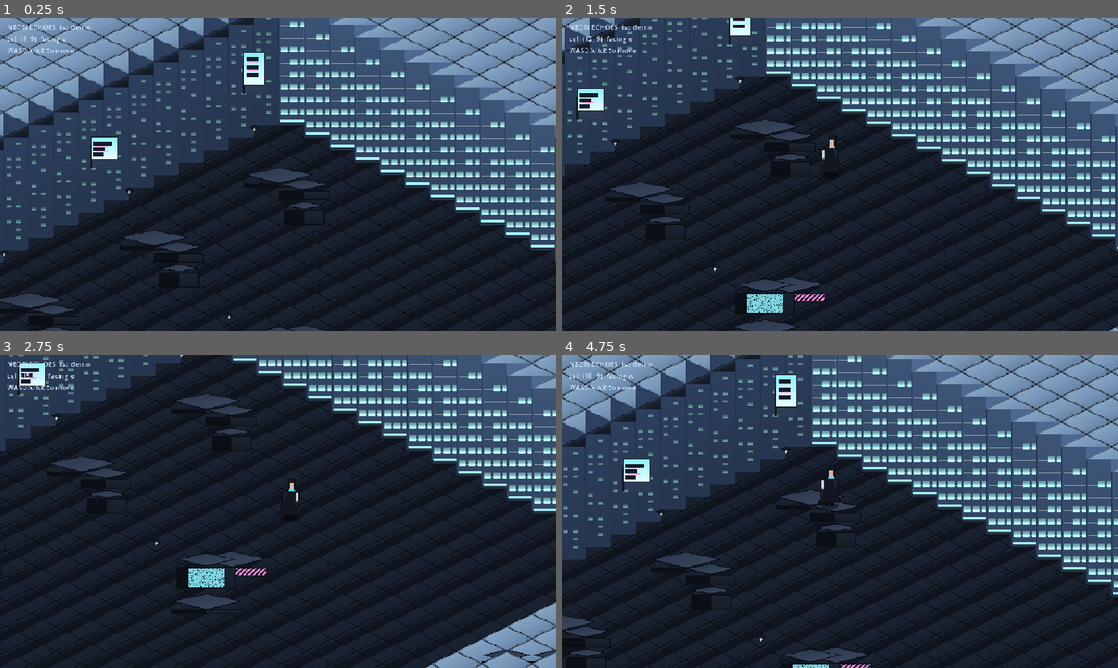
Above: before the commit, frames 1-4 (two rows, left to right).
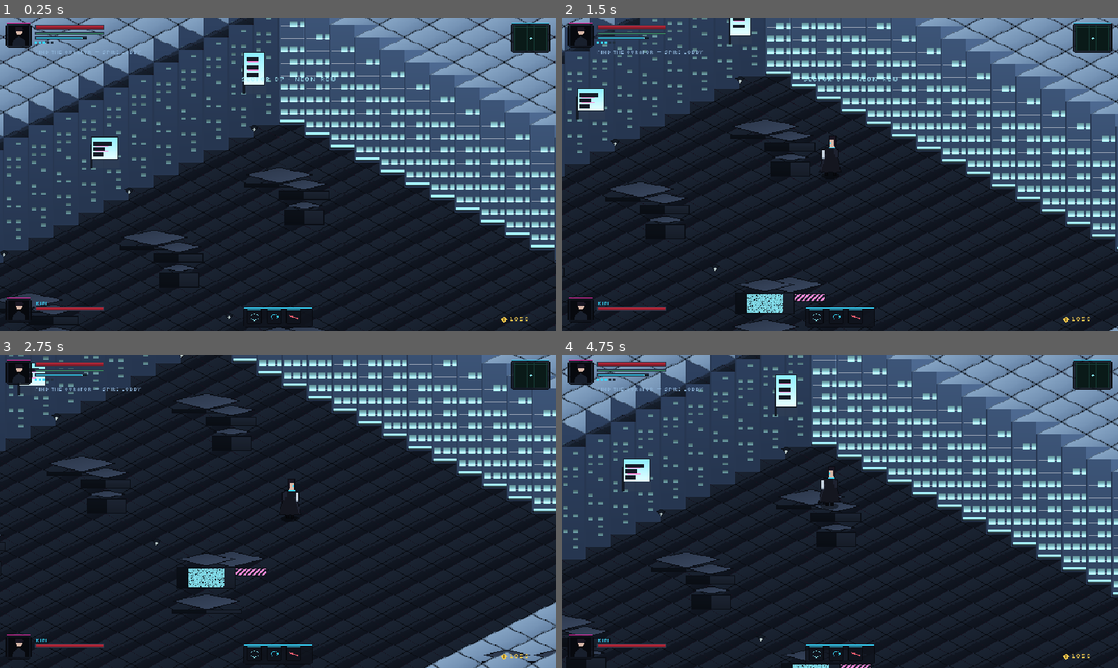
Above: after the commit, the same moments.

Repository: Qbuby/NEON_ECHOES
Game: Godot game, scene res://scenes/iso_demo.tscn
The game is run twice, just before and just after one commit, with the same random seed, the same clock (stepped at 60 frames per second) and the same inputs.
Inputs (mouse positions are in pixels of both pictures, inside the frame that each line leads up to):
- Up to frame 1 (0.25 s): no input
- Up to frame 2 (1.5 s): tap Enter at 0.5, 1.25 s; move the mouse to (962, 158) at 0.52 s; hold D (move_right) 0.53-1.28 s; tap Shift (run) at 0.6 s; click (962, 158) at 0.67 s; move the mouse to (728, 190) at 1.27 s; hold S (move_down) from 1.28 s (still down); tap J (attack) at 1.35 s; click (728, 190) at 1.42 s
- Up to frame 3 (2.75 s): tap Shift (run) at 1.55, 2.3 s; tap Enter at 2 s; move the mouse to (333, 442) at 2.02 s; release S (move_down) at 2.03 s; hold D (move_right) from 2.03 s (still down); tap E (interact) at 2.1 s; click (333, 442) at 2.17 s
- Up to frame 4 (4.75 s): tap Enter at 2.75, 3.5, 4.25 s; move the mouse to (812, 574) at 2.77 s; release D (move_right) at 2.78 s; hold W (move_up) 2.78-3.53 s; tap Shift (run) at 2.85, 3.6, 4.55 s; click (812, 574) at 2.92 s; move the mouse to (1006, 558) at 3.52 s; hold A (move_left) from 3.53 s (still down); click (1006, 558) at 3.67 s; move the mouse to (673, 464) at 4.27 s; tap J (attack) at 4.35 s; click (673, 464) at 4.42 s

The runs differ from the first frame. In frame 1, 2.2% of the frame differs, in the area x 1-99%, y 1-99%; in frame 2, 2.0%; in frame 3, 1.9%; in frame 4, 2.3%.

Commit message:
HUD composed from art, matching the concept layout
The concept combat frame puts a portrait + health + stamina top-left, a
minimap top-right, a second portrait with the character's name bottom-left,
an ability bar bottom-centre and a currency counter bottom-right. That is now
the HUD.

  tools/gen_ui.py   13 pieces: clipped-corner plates with accent rules, health
                    / stamina / RAM meters with gradient fills and bright caps,
                    a portrait frame with the character silhouette and cyan
                    implant, three ability icons, a minimap plate with street
                    grid and player marker, and a currency chip
  src/ui/iso_hud.gd composes them by anchor; values come from game state, and
                    bars switch between authored states rather than tinting at
                    runtime, which would break the palette

Verified on screen: all six regions present and legible at 960x540.

Diff:
--- /dev/null
+++ b/game/assets/ui/hud.json
@@ -0,0 +1,83 @@
+{
+ "sheet": "res://assets/ui/hud.png",
+ "tiles": {
+  "plate_small": [
+   0,
+   0,
+   120,
+   34
+  ],
+  "plate_bar": [
+   302,
+   0,
+   150,
+   18
+  ],
+  "plate_wide": [
+   604,
+   0,
+   300,
+   28
+  ],
+  "bar_hp": [
+   906,
+   0,
+   120,
+   8
+  ],
+  "bar_hp_half": [
+   1208,
+   0,
+   120,
+   8
+  ],
+  "bar_stam": [
+   0,
+   54,
+   120,
+   5
+  ],
+  "bar_ram": [
+   302,
+   54,
+   120,
+   5
+  ],
+  "portrait": [
+   604,
+   54,
+   44,
+   44
+  ],
+  "slot_blades": [
+   906,
+   54,
+   26,
+   26
+  ],
+  "slot_swirl": [
+   1208,
+   54,
+   26,
+   26
+  ],
+  "slot_slash": [
+   0,
+   108,
+   26,
+   26
+  ],
+  "minimap": [
+   302,
+   108,
+   68,
+   52
+  ],
+  "coin": [
+   604,
+   108,
+   12,
+   12
+  ]
+ }
+}
--- /dev/null
+++ b/game/src/ui/iso_hud.gd
@@ -0,0 +1,217 @@
+class_name IsoHud
+extends CanvasLayer
+## The in-game HUD, laid out like the concept combat frame:
+##
+##   top-left     portrait + health bar + stamina bar + status pips
+##   top-right    minimap plate
+##   bottom-left  portrait + name + health bar
+##   bottom-centre  ability bar (three ability icons)
+##   bottom-right currency
+##
+## Every element is a Sprite2D sampling the generated HUD atlas, so the HUD is
+## art, not engine rectangles. Labels use the pixel font with antialiasing off.
+
+const ATLAS := "res://assets/ui/hud.json"
+const FONT_PATH := "res://assets/fonts/pixel.ttf"
+
+var data: Dictionary = {}
+var root: Control
+var _atlas: Dictionary = {}
+var _tex: Texture2D
+
+var _hp_bar: TextureRect
+var _stam_bar: TextureRect
+var _ram_bar: TextureRect
+var _hp_bar_big: TextureRect
+var _name_label: Label
+var _cred_label: Label
+var _objective_label: Label
+var _minimap: TextureRect
+var _slots: Array[TextureRect] = []
+var _toast: Label
+var _toast_t := 0.0
+var _pips: Array[ColorRect] = []
+
+
+func _ready() -> void:
+	layer = 10
+	process_mode = Node.PROCESS_MODE_ALWAYS
+	root = Control.new()
+	root.set_anchors_preset(Control.PRESET_FULL_RECT)
+	root.mouse_filter = Control.MOUSE_FILTER_IGNORE
+	add_child(root)
+	if ResourceLoader.exists(ATLAS):
+		var parsed = JSON.parse_string(FileAccess.get_file_as_string(ATLAS))
+		if parsed is Dictionary:
+			_atlas = parsed.get("tiles", {})
+			var sheet := str(parsed.get("sheet", ""))
+			if ResourceLoader.exists(sheet):
+				_tex = load(sheet) as Texture2D
+	_build()
+
+
+func _tex_rect(tile: String) -> TextureRect:
+	var r := TextureRect.new()
+	if _atlas.has(tile) and _tex != null:
+		var a: Array = _atlas[tile]
+		var at := AtlasTexture.new()
+		at.atlas = _tex
+		at.region = Rect2(float(a[0]), float(a[1]), float(a[2]), float(a[3]))
+		r.texture = at
+	r.texture_filter = CanvasItem.TEXTURE_FILTER_NEAREST
+	r.stretch_mode = TextureRect.STRETCH_KEEP
+	r.mouse_filter = Control.MOUSE_FILTER_IGNORE
+	return r
+
+
+func _label(text: String, size: int = 10, color: Color = Color("#dce9f8")) -> Label:
+	var l := Label.new()
+	l.text = text
+	l.add_theme_font_size_override("font_size", size)
+	l.add_theme_color_override("font_color", color)
+	if ResourceLoader.exists(FONT_PATH):
+		l.add_theme_font_override("font", load(FONT_PATH))
+	l.mouse_filter = Control.MOUSE_FILTER_IGNORE
+	return l
+
+
+func _build() -> void:
+	# --- top left: portrait, health, stamina, pips
+	var portrait := _tex_rect("portrait")
+	portrait.position = Vector2(10, 8)
+	root.add_child(portrait)
+
+	_hp_bar = _tex_rect("bar_hp")
+	_hp_bar.position = Vector2(60, 12)
+	root.add_child(_hp_bar)
+
+	_stam_bar = _tex_rect("bar_stam")
+	_stam_bar.position = Vector2(60, 24)
+	root.add_child(_stam_bar)
+
+	_ram_bar = _tex_rect("bar_ram")
+	_ram_bar.position = Vector2(60, 32)
+	root.add_child(_ram_bar)
+
+	for i in 5:
+		var pip := ColorRect.new()
+		pip.color = Color("#38d8ff")
+		pip.size = Vector2(4, 4)
+		pip.position = Vector2(60 + i * 7, 41)
+		pip.mouse_filter = Control.MOUSE_FILTER_IGNORE
+		root.add_child(pip)
+		_pips.append(pip)
+
+	# --- top right: minimap
+	_minimap = _tex_rect("minimap")
+	_minimap.position = Vector2(960 - 68 - 10, 8)
+	root.add_child(_minimap)
+
+	# --- bottom left: portrait, name, health
+	var portrait2 := _tex_rect("portrait")
+	portrait2.position = Vector2(10, 540 - 44 - 14)
+	root.add_child(portrait2)
+
+	_name_label = _label("RIN", 11, Color("#38d8ff"))
+	_name_label.position = Vector2(60, 540 - 44 - 12)
+	root.add_child(_name_label)
+
+	_hp_bar_big = _tex_rect("bar_hp")
+	_hp_bar_big.position = Vector2(60, 540 - 44 + 2)
+	root.add_child(_hp_bar_big)
+
+	# --- bottom centre: ability bar
+	var bar_plate := _tex_rect("plate_small")
+	bar_plate.position = Vector2(960 * 0.5 - 60, 540 - 40)
+	root.add_child(bar_plate)
+	var kinds := ["slot_blades", "slot_swirl", "slot_slash"]
+	for i in kinds.size():
+		var s := _tex_rect(kinds[i])
+		s.position = Vector2(960 * 0.5 - 54 + i * 34, 540 - 37)
+		root.add_child(s)
+		_slots.append(s)
+
+	# --- bottom right: currency
+	var coin := _tex_rect("coin")
+	coin.position = Vector2(960 - 96, 540 - 26)
+	root.add_child(coin)
+	_cred_label = _label("0", 12, Color("#f0c850"))
+	_cred_label.position = Vector2(960 - 80, 540 - 30)
+	root.add_child(_cred_label)
+
+	# --- objective chip under the top-left bar
+	_objective_label = _label("", 9, Color("#8fb4d8"))
+	_objective_label.position = Vector2(60, 52)
+	root.add_child(_objective_label)
+
+	# --- toast: briefly shows an event ("+1 CREDITS", "HACKED", ...)
+	_toast = _label("", 12, Color("#a8f0ff"))
+	_toast.position = Vector2(960 * 0.5 - 60, 96)
+	_toast.visible = false
+	root.add_child(_toast)
+
+
+func set_values(v: Dictionary) -> void:
+	data = v
+	var hp := float(v.get("hp", 100.0))
+	var hp_max := maxf(1.0, float(v.get("hp_max", 100.0)))
+	var pct := clampf(hp / hp_max, 0.0, 1.0)
+	if _hp_bar:
+		_hp_bar.texture = _tex_for_hp(pct)
+	if _hp_bar_big:
+		_hp_bar_big.texture = _tex_for_hp(pct)
+	if _cred_label:
+		_cred_label.text = str(int(v.get("cred", 0)))
+	if _objective_label:
+		_objective_label.text = str(v.get("objective", ""))
+	if _name_label:
+		_name_label.text = str(v.get("name", "RIN"))
+	var ram_pct := clampf(float(v.get("ram", 0.0)) / maxf(1.0, float(v.get("ram_max", 8.0))), 0.0, 1.0)
+	if _ram_bar:
+		_ram_bar.texture = _tex_for_bar("bar_ram", ram_pct)
+	for i in _pips.size():
+		if i < _pips.size():
+			var on := i < int(v.get("status", 0))
+			_pips[i].color = Color("#38d8ff") if on else Color("#22303f")
+
+
+func _tex_for_hp(pct: float) -> Texture2D:
+	# three authored states is enough; a runtime-tinted bar would break the palette
+	if pct > 0.66:
+		return _tex_rect("bar_hp").texture
+	if pct > 0.33:
+		return _tex_rect("bar_hp_half").texture
+	return _tex_rect("bar_hp_half").texture
+
+
+func _tex_for_bar(tile: String, pct: float) -> Texture2D:
+	var t := _tex_rect(tile)
+	if t.texture is AtlasTexture:
+		var at := (t.texture as AtlasTexture).duplicate() as AtlasTexture
+		var r := at.region
+		at.region = Rect2(r.position, Vector2(maxf(2.0, r.size.x * pct), r.size.y))
+		return at
+	return t.texture
+
+
+func show_toast(text: String, seconds: float = 1.4) -> void:
+	_toast.text = text
+	_toast.visible = true
+	_toast_t = seconds
+	if _toast.text.length() > 0:
+		_toast.position.x = 960 * 0.5 - float(_toast.text.length()) * 3.2
+
+
+func _process(delta: float) -> void:
+	if _toast_t > 0.0:
+		_toast_t -= delta
+		if _toast_t <= 0.0:
+			_toast.visible = false
+
+
+func visible_parts() -> int:
+	var n := 0
+	for c in root.get_children():
+		if c.visible:
+			n += 1
+	return n
--- a/game/src/world/iso_demo.gd
+++ b/game/src/world/iso_demo.gd
@@ -10,6 +10,7 @@
 const IsoGridScript := preload("res://src/world/iso_grid.gd")
 const IsoWorldScript := preload("res://src/world/iso_world.gd")
 const IsoLightingScript := preload("res://src/world/iso_lighting.gd")
+const IsoHudScript := preload("res://src/ui/iso_hud.gd")
 const ATLAS := "res://assets/tiles/corp_iso/corp_iso.json"
 const PROPS_ATLAS := "res://assets/tiles/corp_props/corp_props.json"
 const DISTRICT := "res://data/districts/corp_core.iso.json"
@@ -22,8 +23,7 @@
 var move_target := Vector2i(8, 12)
 var facing := "s"
 
-var _hud: CanvasLayer
-var _label: Label
+var hud: IsoHud
 
 
 func _ready() -> void:
@@ -177,20 +177,15 @@
 
 
 func _make_hud() -> void:
-	_hud = CanvasLayer.new()
-	_hud.layer = 10
-	add_child(_hud)
-	_label = Label.new()
-	_label.position = Vector2(12, 8)
-	_label.add_theme_font_size_override("font_size", 12)
-	_label.add_theme_color_override("font_color", Color("#cfe6ff"))
-	_hud.add_child(_label)
-	_refresh_hud()
-
-
-func _refresh_hud() -> void:
-	_label.text = "NEON ECHOES  iso demo\ncell %s  facing %s\nWASD/click to move" % [
-		str(player_cell), facing]
+	hud = IsoHudScript.new()
+	add_child(hud)
+	hud.set_values({
+		"hp": 78.0, "hp_max": 100.0, "ram": 6.0, "ram_max": 8.0,
+		"cred": 1050, "name": "RIN", "status": 3,
+		"objective": "FIND THE CURATOR — SPIRE LOBBY",
+	})
+	hud.show_toast("SECTOR 07 · NEON ROW", 2.4)
+
 
 
 func _process(delta: float) -> void:
@@ -226,7 +221,6 @@
 		if player_cell != move_target:
 			player_cell = move_target
 			world.update_actor_cell(player, player_cell)
-			_refresh_hud()
 		if spr:
 			spr.play("idle_" + facing)
 
Binary file added: game/assets/fonts/pixel.ttf
Binary file added: game/assets/ui/_preview.png
Binary file added: game/assets/ui/hud.png
Binary file changed: game/evidence/iso_probe.png
Not shown, added: game/src/ui/iso_hud.gd.uid
